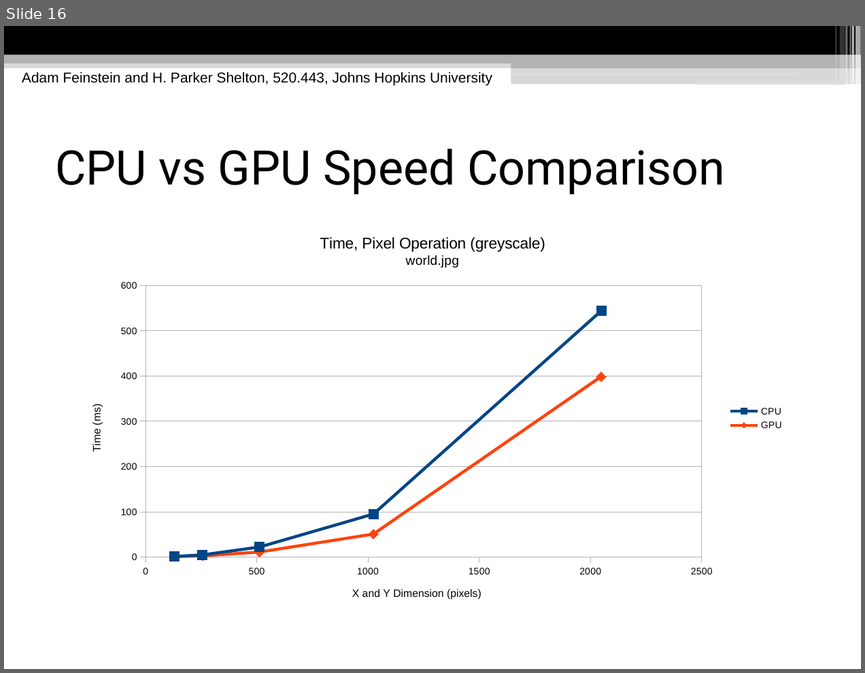
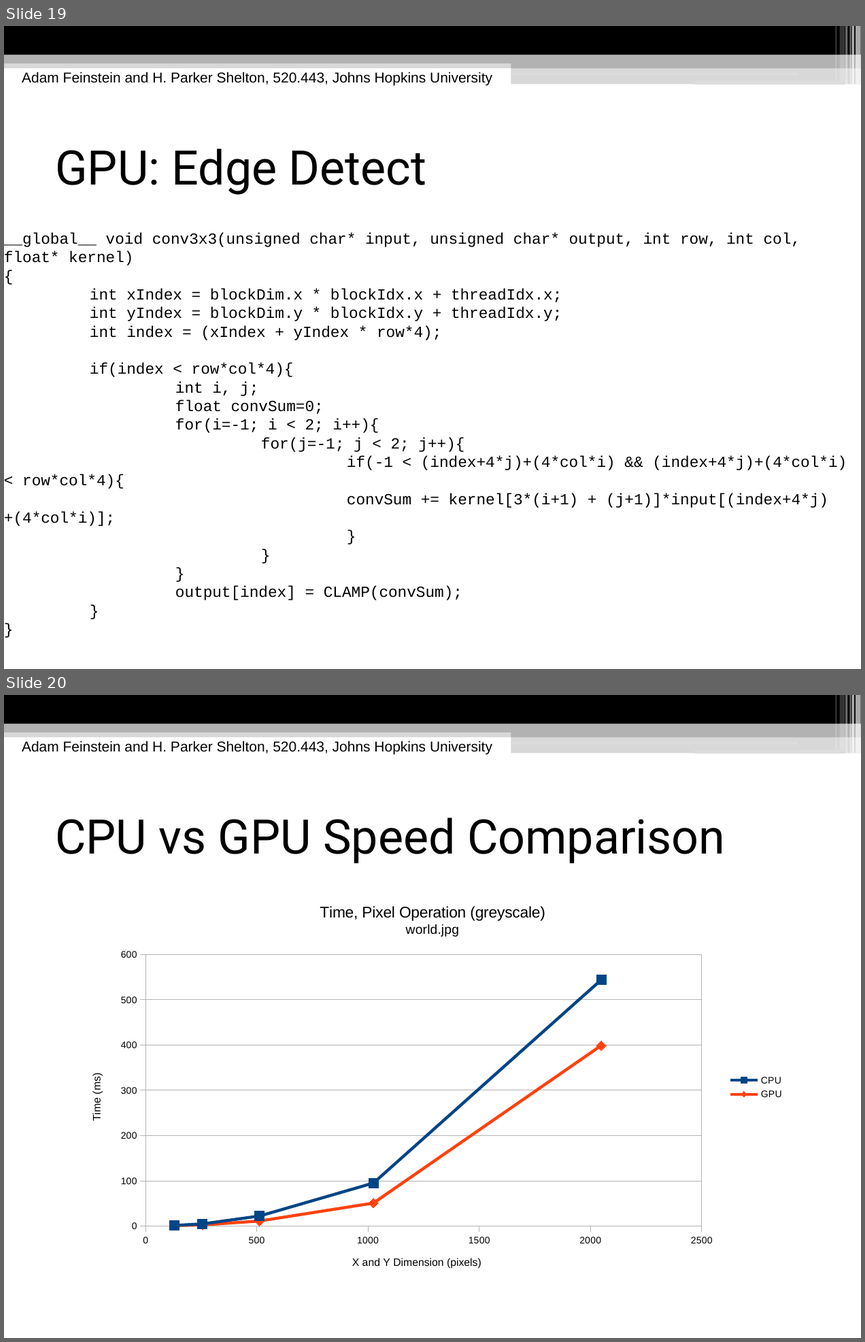
Before and after one commit to hpshelton/multimedia, a slide deck: docs/Multimedia Presentation.odp. Shown one above the other, each under a label of ours: slide 16 before the commit, slides 19 and 20 after it. The pictures are 865x673 and 865x1342 pixels, drawn with LibreOffice and Linux fonts; fonts in the diff are those of the drawing. Boxes give left, top, right and bottom in pixels: in the first picture for what was removed or moved away, otherwise in the second. Text is boxed around its words. In the diff, an @@ line names an element or a change of style, - is before the commit and + after.

```diff
--- a/docs/Multimedia Presentation.odp
+++ b/docs/Multimedia Presentation.odp
@@ slide 19 added at (4,26,861,669), background #FFFFFF; not listed: 13 template elements that a slide beside it also shows @@
@@ text added at (22,72,492,86), 12 pt, text #000000 @@
+Adam Feinstein and H. Parker Shelton, 520.443, Johns Hopkins University
@@ title added at (55,148,426,195), 40 pt, text #000000 @@
+GPU: Edge Detect
@@ subtitle added at (4,233,847,600), 13 pt, text #000000 @@
+__global__ void conv3x3(unsigned char* input, unsigned char* output, int row, int col, float* kernel)
+{
+int xIndex = blockDim.x * blockIdx.x + threadIdx.x;
+int yIndex = blockDim.y * blockIdx.y + threadIdx.y;
+int index = (xIndex + yIndex * row*4);
+if(index < row*col*4){
+int i, j;
+float convSum=0;
+for(i=-1; i < 2; i++){
+for(j=-1; j < 2; j++){
+if(-1 < (index+4*j)+(4*col*i) && (index+4*j)+(4*col*i) < row*col*4){
+convSum += kernel[3*(i+1) + (j+1)]*input[(index+4*j)+(4*col*i)];
+}
+}
+}
+output[index] = CLAMP(convSum);
+}
+}
@@ what was slide 16 is now slide 20 @@
```
Also in this commit, not shown: 18 slides changed, 5 other slides added, 1 other file.
